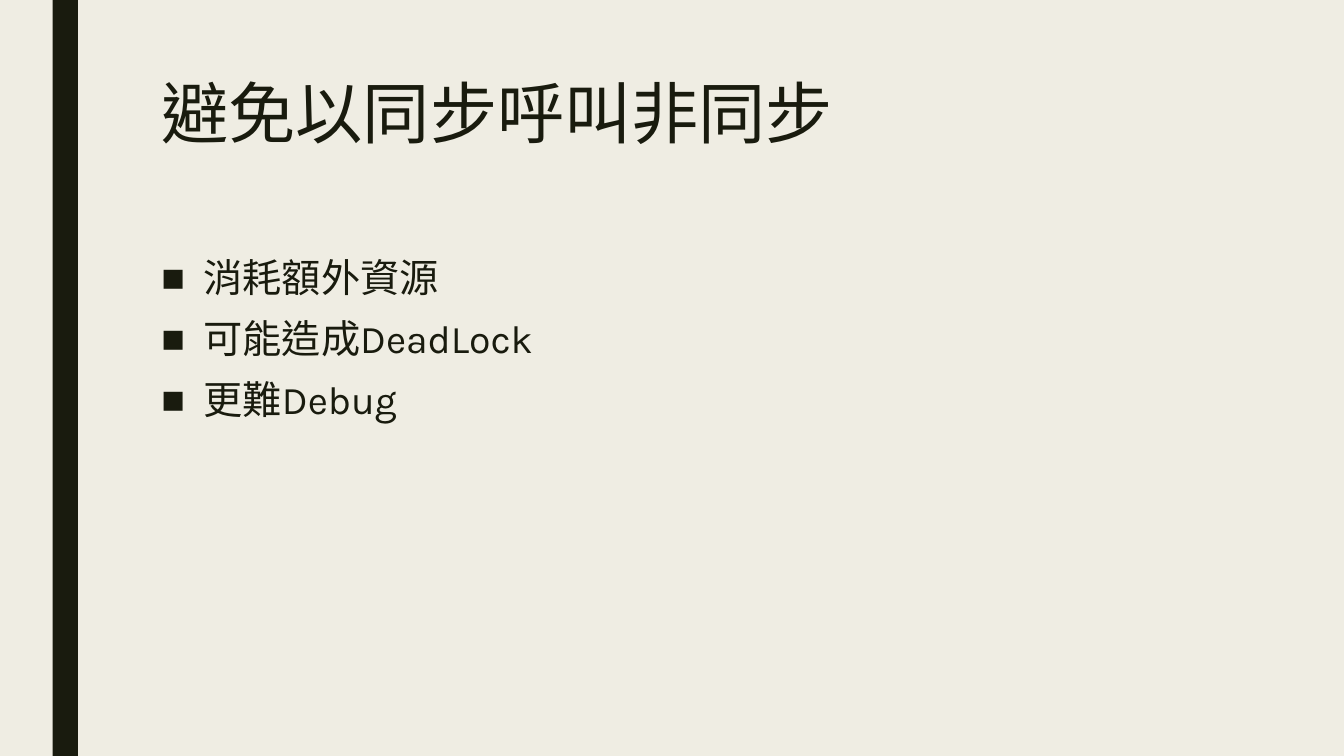
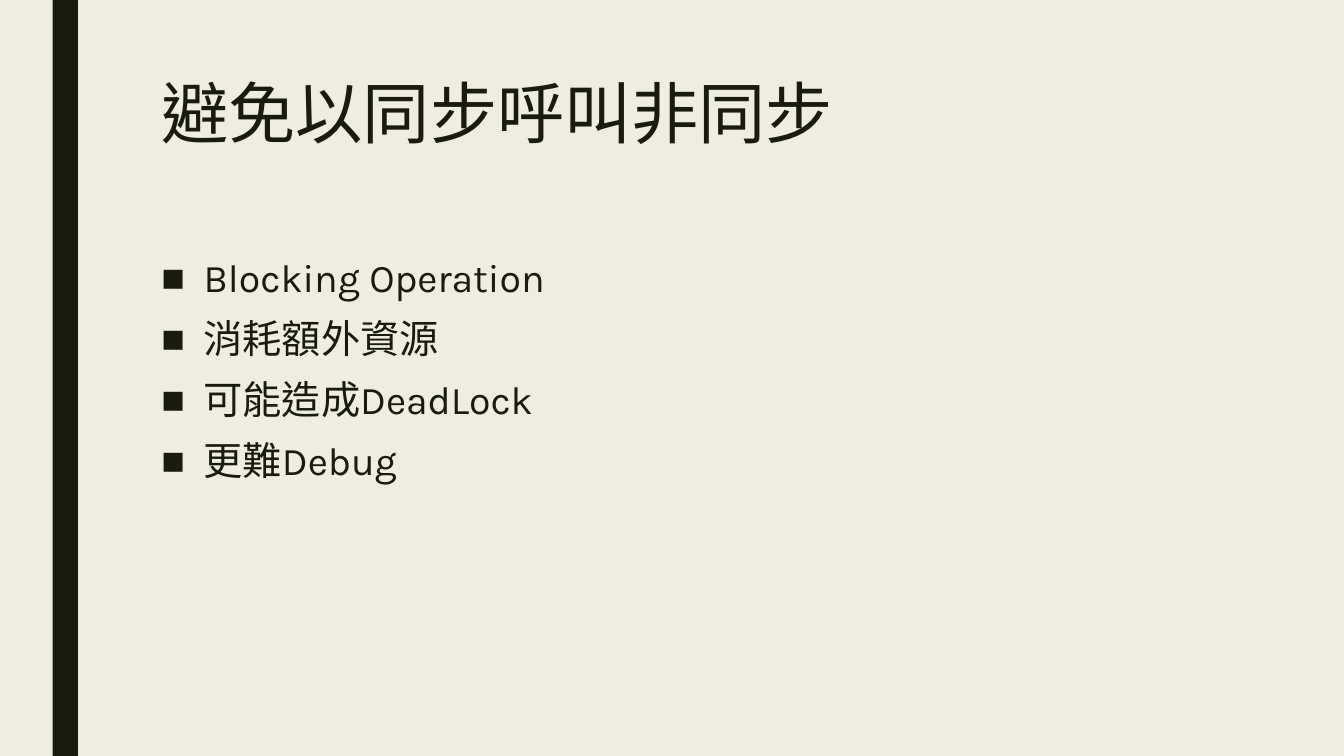
Before and after one commit to ryans610/.NET-Async-Basic, a slide deck: slide 26 of .NET非同步入門.pptx. Drawn at 1344x756 pixels with LibreOffice and Linux fonts; fonts in the diff are those of the drawing. Boxes give left, top, right and bottom in pixels: in the first picture for what was removed or moved away, otherwise in the second. Text is boxed around its words. In the diff, an @@ line names an element or a change of style, - is before the commit and + after.

```diff
--- a/.NET非同步入門.pptx
+++ b/.NET非同步入門.pptx
@@ text at [204,265,544,302]: paragraph added @@
+■ Blocking Operation
```
Also in this commit, not shown: 3 other slides changed, 1 other file.
